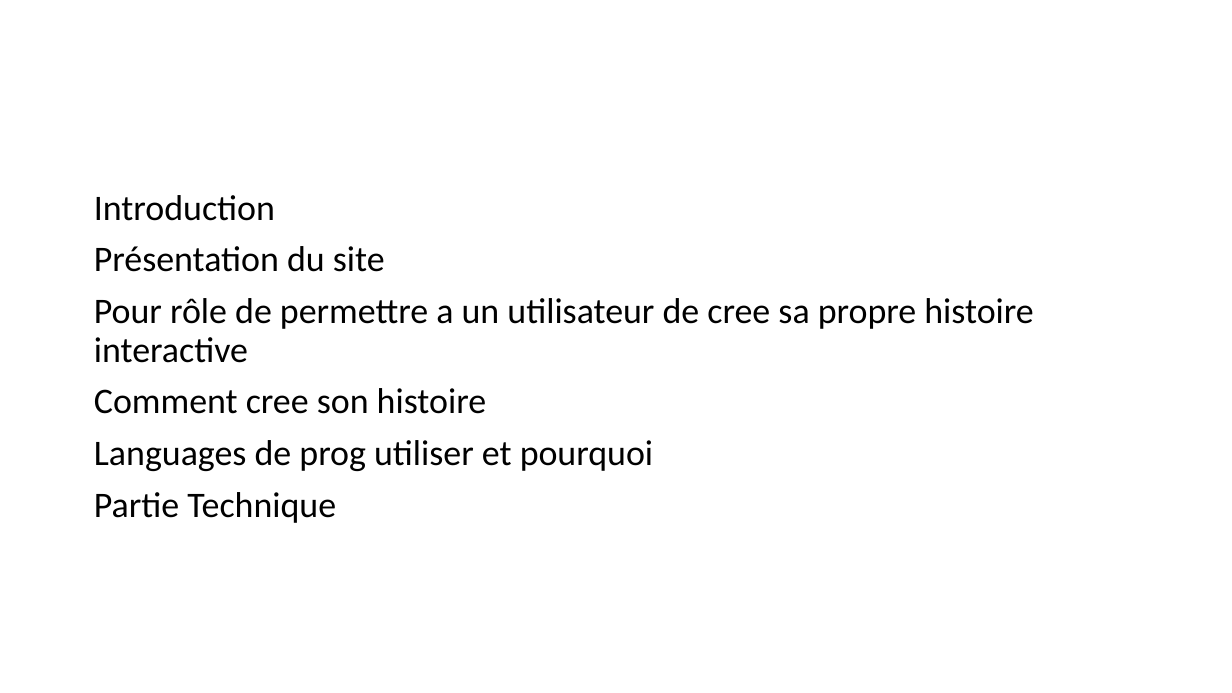
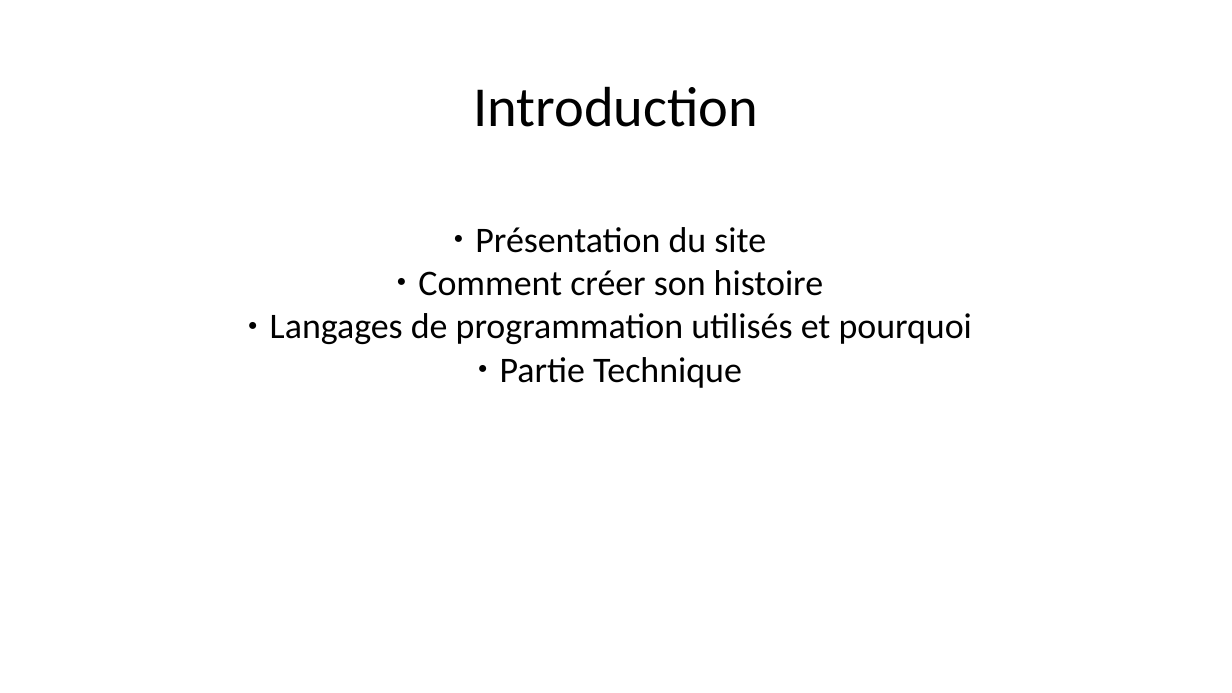
Before and after one commit to quentin244/histoires-interactives, a slide deck: slide 2 of Présentation.pptx. Drawn at 1232x693 pixels with LibreOffice and Linux fonts; fonts in the diff are those of the drawing. Boxes give left, top, right and bottom in pixels: in the first picture for what was removed or moved away, otherwise in the second. Text is boxed around its words. In the diff, an @@ line names an element or a change of style, - is before the commit and + after.

```diff
--- a/Présentation.pptx
+++ b/Présentation.pptx
@@ text added at <box>473,86,758,127</box>, 44 pt, text #000000 @@
+Introduction
@@ text at <box>94,195,275,221</box>: paragraph removed @@
-Introduction
@@ text at <box>475,227,766,388</box>: alignment left to centre; bullet none to ●; line spacing 0.9 to 1; less space between paragraphs @@
@@ text at <box>270,270,972,344</box>: text changed @@
-Pour rôle de permettre a un utilisateur de cree sa propre histoire interactive
-Comment cree son histoire
-Languages de prog utiliser et pourquoi
+● Comment créer son histoire
+● Langages de programmation utilisés et pourquoi
```
Also in this commit, not shown: 5 slides added, 2 slides removed, 7 other files.
